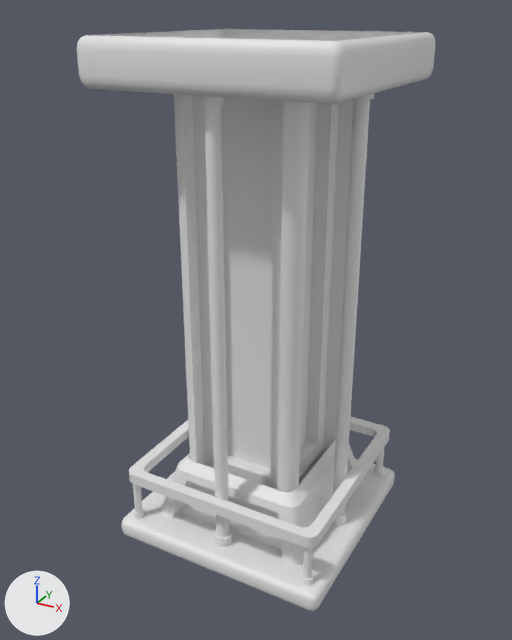
The FBX model project-steampunk/Assets/Art/Models/Level3Props/Room1/Models/CrashingPlatform0.fbx: old version first, new version second.
The view is the same before and after, from a 50 mm lens placed at (-176.3, 187.8, 91.6), pointed at (-231.0, 287.2, 41.9). Arrows for +X, +Y and +Z are at lower left; the lights stay in place. Where no turn or scale is listed for an object, it has been applied to the vertices.

Before the edit, the objects in view are built like this:
```python
me_cube_023 = bpy.data.meshes.new('Cube.023')
me_cube_023.from_pydata(...)  # 1312 vertices, 951 faces; spans x -20.2..20.2, y -20.2..20.2, z 0.0..87.6
# faces by material slot: [124, 8, 112, 512, 195]
me_cube_023.materials.append(mat_base)  # white #e7e7e7
me_cube_023.materials.append(mat_depth)  # white #e7e7e7
me_cube_023.materials.append(mat_metal)  # white #e7e7e7
me_cube_023.materials.append(mat_pipes)  # white #e7e7e7
me_cube_023.materials.append(mat_press)  # white #e7e7e7
ob_press = bpy.data.objects.new('Press', me_cube_023)
ob_press.location = (-230.0, 289.0, 0.5)
```
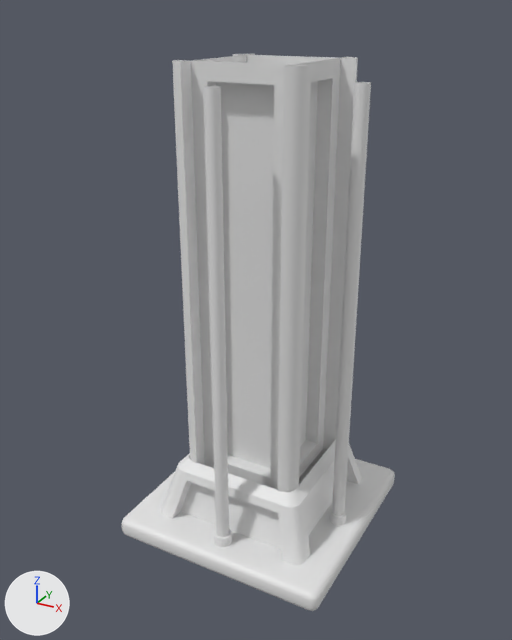
Scene script edits in JSON lines:
```json
{"block": "me_cube_023", "where": "# used by ob_press; location = (-230.0, 289.0, 0.5)"}
{"op": "remove", "block": "me_cube_023", "code": "me_cube_023.from_pydata(...)  # 1312 vertices, 951 faces; spans x -20.2..20.2, y -20.2..20.2, z 0.0..87.6"}
{"op": "add", "block": "me_cube_023", "code": "me_cube_023.from_pydata(...)  # 604 vertices, 426 faces; spans x -20.2..20.2, y -20.2..20.2, z 0.0..84.1"}
{"block": "me_cube_023", "change": "me_cube_023 part 1: 14 loose pieces with 708 vertices, spanning x -20.2..20.2, y -20.2..20.2, z 1.6..87.6, are deleted"}
{"op": "remove", "block": "me_cube_023", "code": "me_cube_023.materials.append(mat_metal)  # white #e7e7e7"}
```

Pixel boxes (x1, y1, x2, y2) of what changed, in the pictures (512 x 640 px):
```json
{"object": "Press", "change": "reshaped", "before": [77, 29, 435, 611], "after": [121, 54, 395, 611], "on screen": "23% narrower"}
{"part": 1, "of": "me_cube_023", "change": "deleted", "before": [77, 29, 435, 585]}
```
